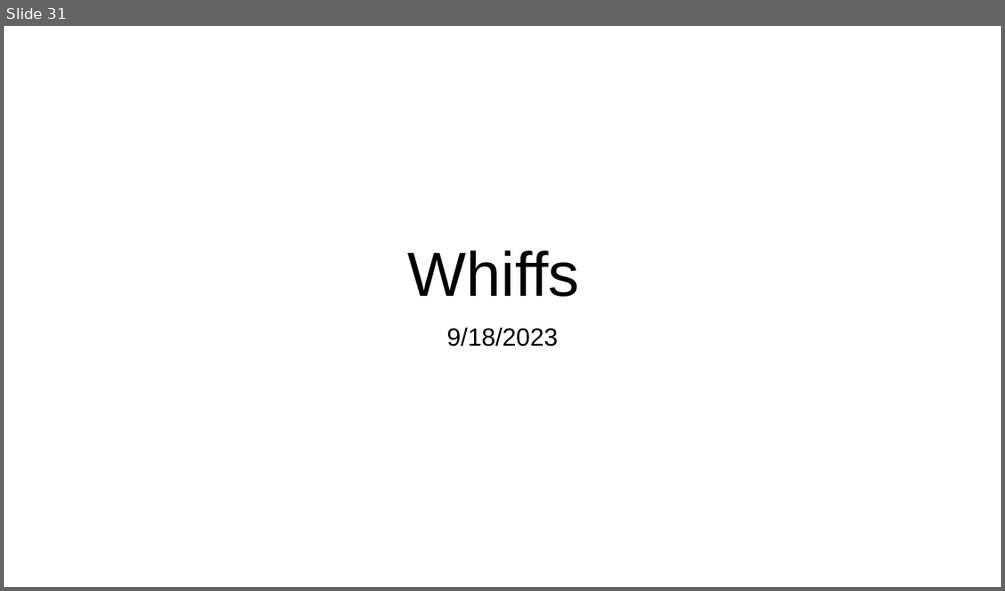
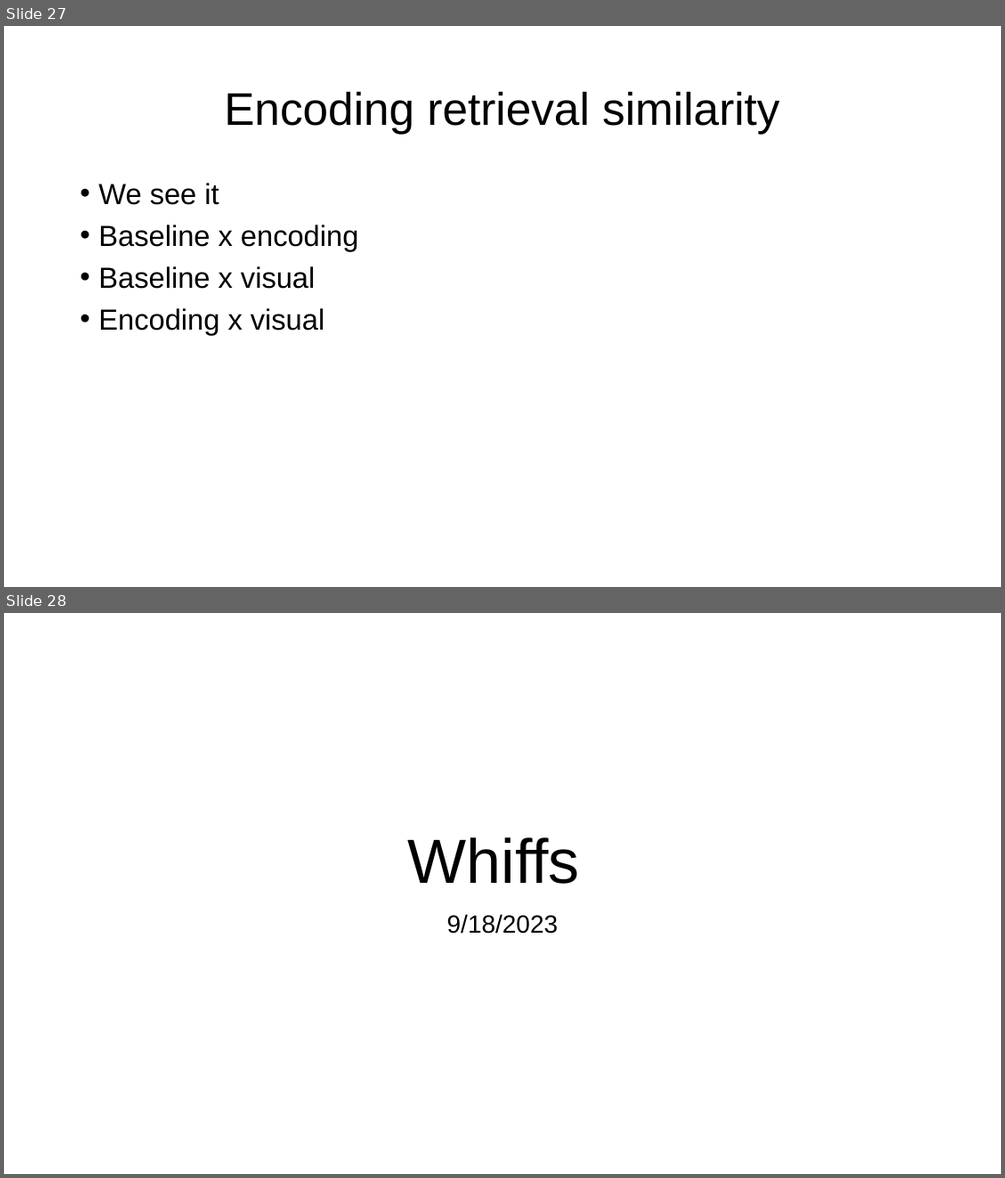
Before and after one commit to paulcbogdan/SchemeRep_PB, a slide deck: docs/SchemeRep_PB_Sep29.pptx. Shown one above the other, each under a label of ours: slide 31 before the commit, slides 27 and 28 after it. The pictures are 1005x591 and 1005x1178 pixels, drawn with LibreOffice and Linux fonts; fonts in the diff are those of the drawing. Boxes give left, top, right and bottom in pixels: in the first picture for what was removed or moved away, otherwise in the second. Text is boxed around its words. In the diff, an @@ line names an element or a change of style, - is before the commit and + after.

```diff
--- a/docs/SchemeRep_PB_Sep29.pptx
+++ b/docs/SchemeRep_PB_Sep29.pptx
@@ slide 27 added at [4, 26, 1001, 587], background #FFFFFF @@
@@ title added at [224, 91, 780, 134], 44 pt, text #000000 @@
+Encoding retrieval similarity
@@ text added at [98, 183, 359, 334], 28 pt, text #000000 @@
+• We see it
+• Baseline x encoding
+• Baseline x visual
+• Encoding x visual
@@ what was slide 31 is now slide 28 @@
```
Also in this commit, not shown: 9 slides changed, 4 slides removed, 22 other files.
